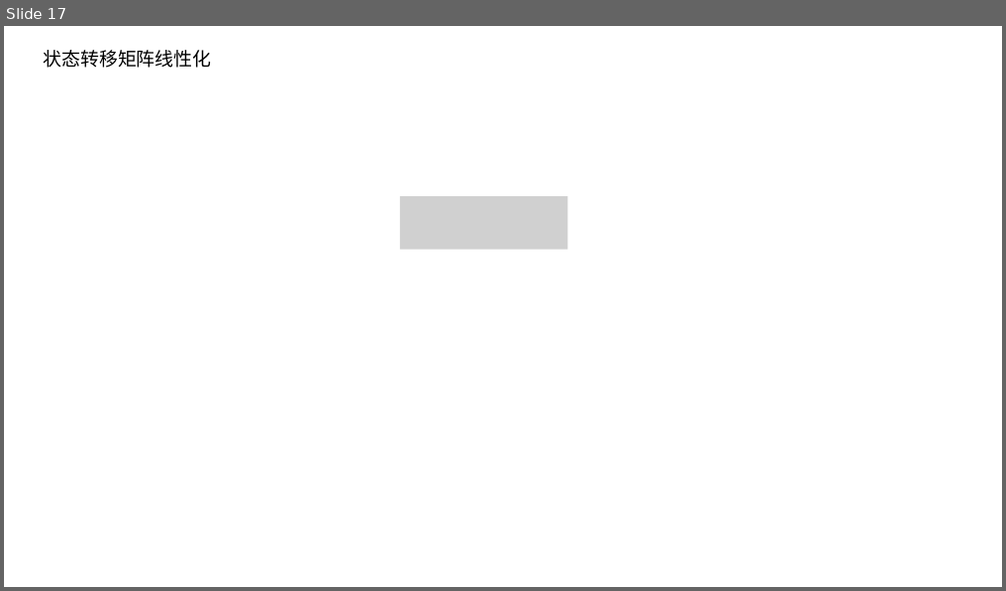
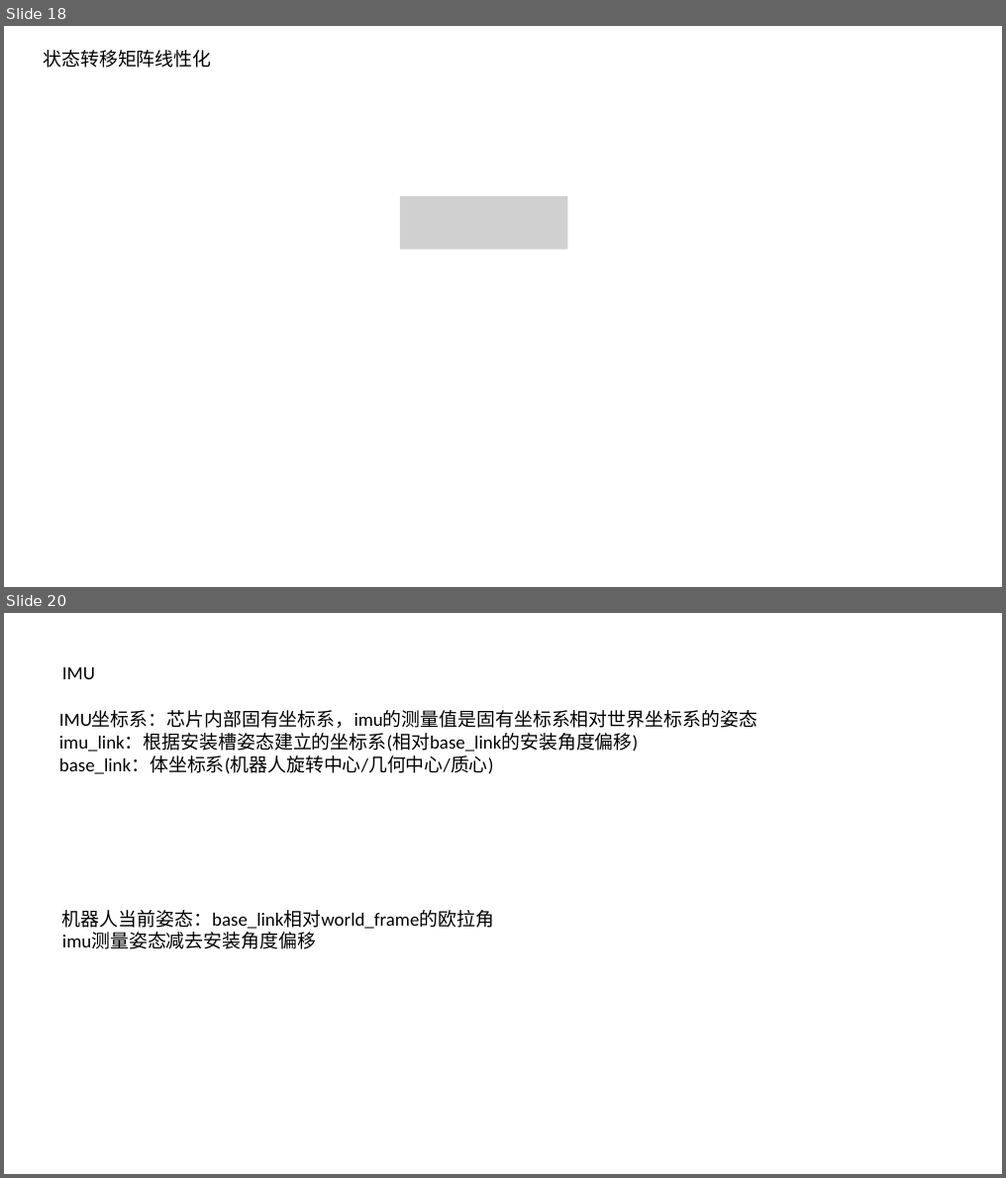
Before and after one commit to Astronute/filter_utils, a slide deck: 滤波.pptx. Shown one above the other, each under a label of ours: slide 17 before the commit, slides 18 and 20 after it; the slides between them are not shown. The pictures are 1006x591 and 1006x1178 pixels, drawn with LibreOffice and Linux fonts; fonts in the diff are those of the drawing; grey boxes stand for pictures. Boxes give left, top, right and bottom in pixels: in the first picture for what was removed or moved away, otherwise in the second. Text is boxed around its words. In the diff, an @@ line names an element or a change of style, - is before the commit and + after.

```diff
--- a/滤波.pptx
+++ b/滤波.pptx
@@ slide 20 added at <box>4,613,1002,1174</box>, background #FFFFFF @@
@@ text added at <box>62,667,95,679</box>, 18 pt, text #000000 @@
+IMU
@@ text added at <box>59,711,757,774</box>, 18 pt, text #000000 @@
+IMU坐标系：芯片内部固有坐标系，imu的测量值是固有坐标系相对世界坐标系的姿态
+imu_link：根据安装槽姿态建立的坐标系(相对base_link的安装角度偏移)
+base_link：体坐标系(机器人旋转中心/几何中心/质心)
@@ text added at <box>62,910,494,950</box>, 18 pt, text #000000 @@
+机器人当前姿态：base_link相对world_frame的欧拉角
+imu测量姿态减去安装角度偏移
@@ what was slide 17 is now slide 18 @@
```
Also in this commit, not shown: 1 slide changed, 3 other slides added, 2 other files.
